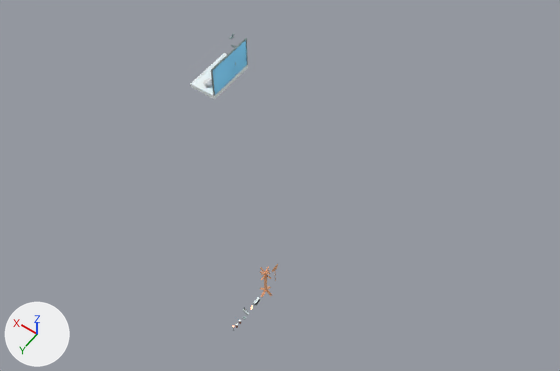
One commit to the Blender file Assets/Axtras/Models/Room.blend: the scene before it, then after it.
Before and after are seen from a 50 mm camera at (-9.5, 12.4, 26.7) aimed at (2.2, -4.0, 1.0). The axes (+X, +Y, +Z) are drawn at lower left. The lights are the same throughout.

Names of what the first picture shows: 'shower'.
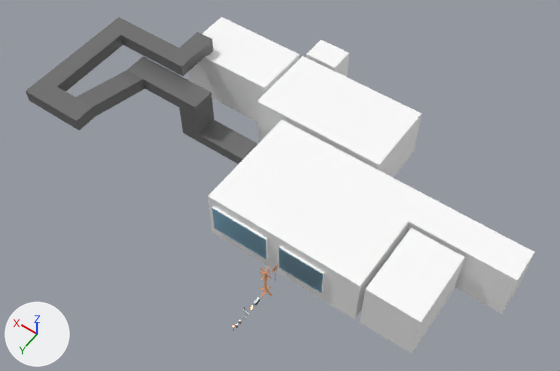
The change in detail:
Object 'Room' (ob_room) is now shown.

What differs and where, as boxes [x1, y1, x2, y2] in the pictures (560 x 371 px):
'Room', shown: after [26, 17, 534, 354]
'shower', unchanged, covered by the edit: before [190, 33, 248, 99]
